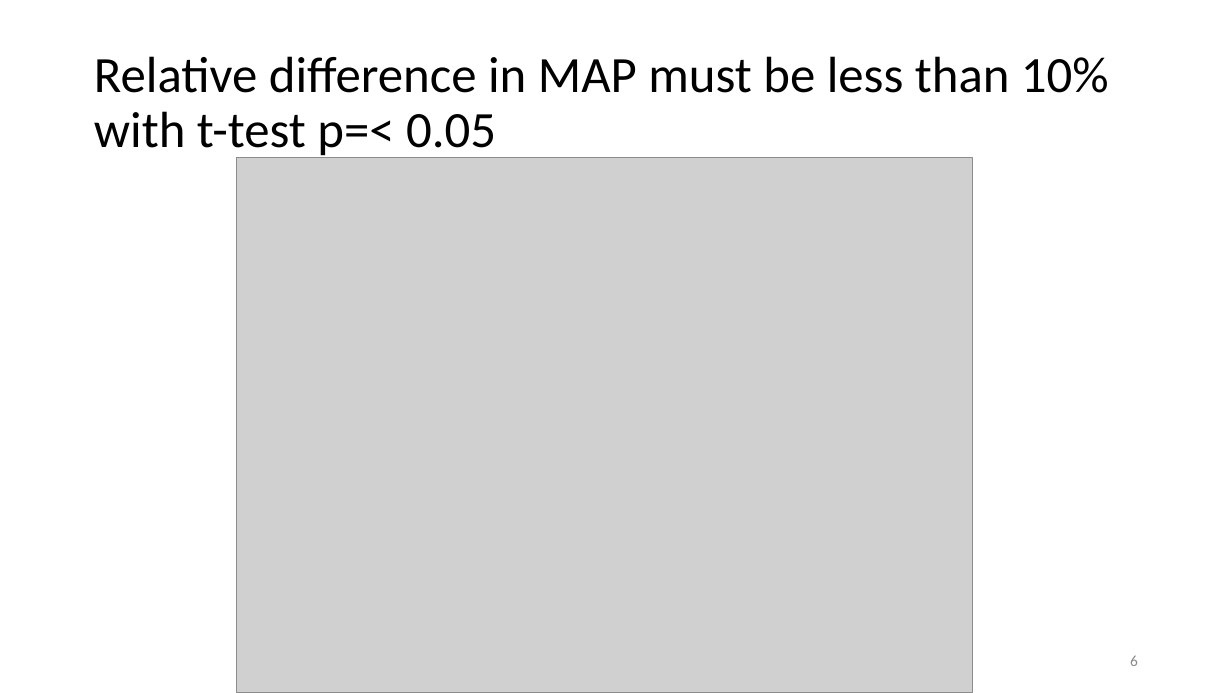
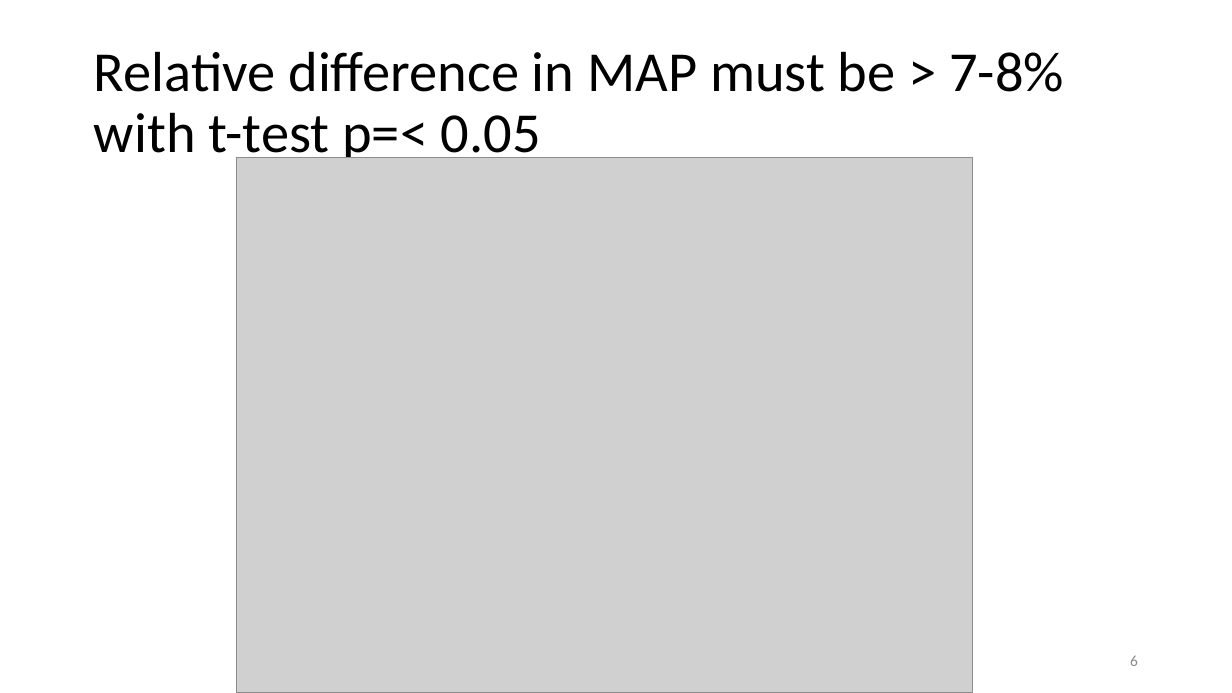
Before and after one commit to Miranda-C-Smith/cs834-f17, a slide deck: slide 6 of assignments/Presentation4/SignificanceTestSlides.pptx. Drawn at 1232x693 pixels with LibreOffice and Linux fonts; fonts in the diff are those of the drawing; grey boxes stand for pictures. Boxes give left, top, right and bottom in pixels: in the first picture for what was removed or moved away, otherwise in the second. Text is boxed around its words. In the diff, an @@ line names an element or a change of style, - is before the commit and + after.

```diff
--- a/assignments/Presentation4/SignificanceTestSlides.pptx
+++ b/assignments/Presentation4/SignificanceTestSlides.pptx
@@ title at [94, 51, 1064, 166]: text changed; size 39.6 to 44 pt @@
-Relative difference in MAP must be less than 10%
-with t-test p=< 0.05
+Relative difference in MAP must be > 7-8%
+with t-test p=< 0.05
```
Also in this commit, not shown: 9 other slides changed.
